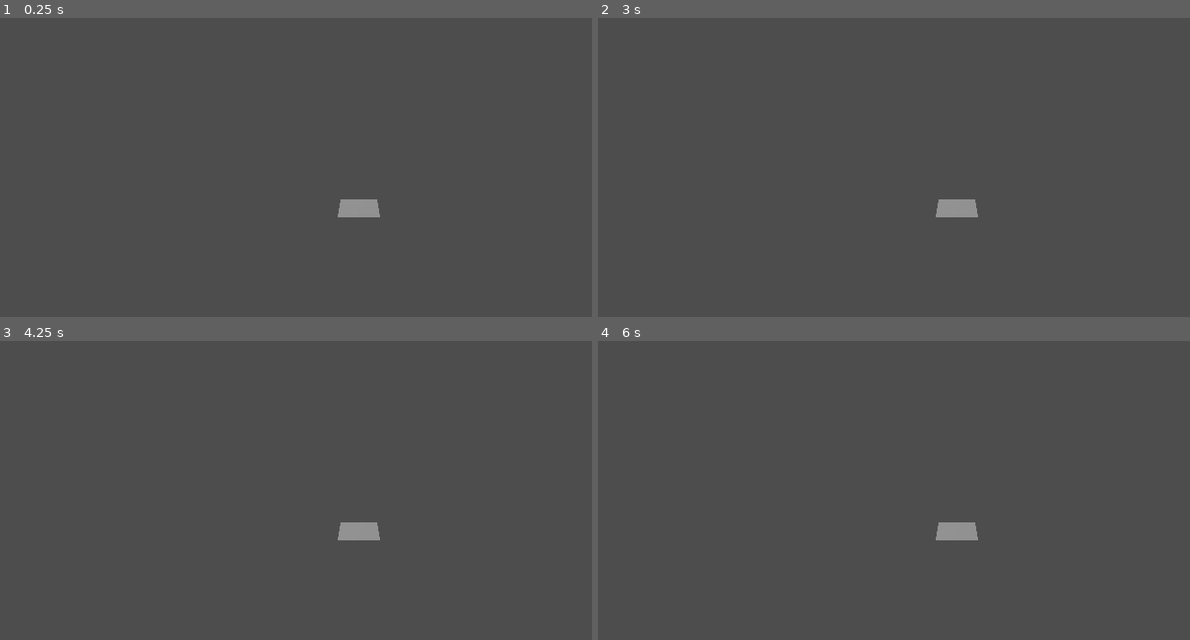
Above: before the commit, frames 1-4 (two rows, left to right).
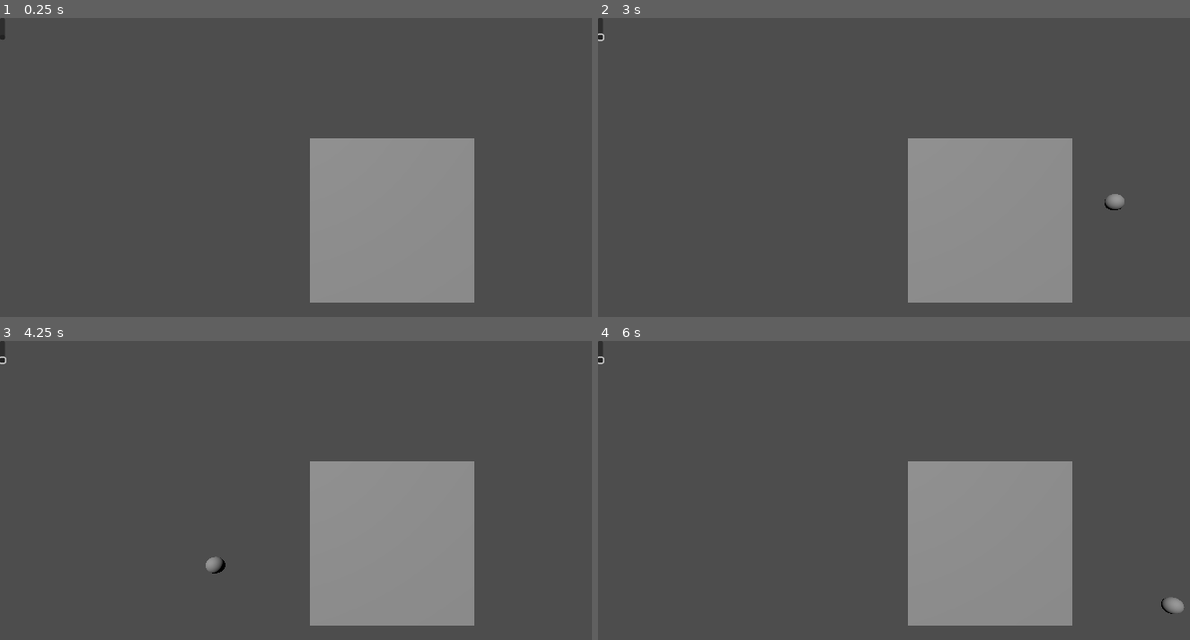
Above: after the commit, the same moments.

Repository: Agon69/Race-Plugin
Game: Godot game, scene res://scenes/main.tscn
The game is run twice, just before and just after one commit, with the same random seed, the same clock (stepped at 60 frames per second) and the same inputs.
Inputs (mouse positions are in pixels of both pictures, inside the frame that each line leads up to):
- Up to frame 1 (0.25 s): no input
- Up to frame 2 (3 s): click (598, 35) at 0.52 s; click (598, 35) at 1.27 s; click (598, 35) at 2.02 s; tap Enter at 2.75 s; move the mouse to (1113, 200) at 2.77 s; click (1113, 200) at 2.92 s
- Up to frame 3 (4.25 s): tap Space at 3.5 s; move the mouse to (213, 562) at 3.52 s; click (213, 562) at 3.67 s
- Up to frame 4 (6 s): tap Enter at 4.25, 5.75 s; move the mouse to (1030, 454) at 4.27 s; click (1030, 454) at 4.42 s; tap Space at 5 s; move the mouse to (923, 622) at 5.02 s; click (923, 622) at 5.17 s; move the mouse to (1172, 604) at 5.77 s; click (1172, 604) at 5.92 s

The runs differ from the first frame. In frame 1, 15% of the frame differs, in the area x 0-81%, y 0-96%; in frame 2, 15%; in frame 3, 15%; in frame 4, 15%, in the area x 0-100%, y 0-96%.

Commit message:
Aktualisierte Plugin-Logik, UI, TrackBuilder und Debugging

Diff:
--- a/scenes/TrackInteractor.gd
+++ b/scenes/TrackInteractor.gd
@@ -1,11 +1,60 @@
 extends Node3D
 
+var ui: Node = null
+var points: PackedVector3Array = PackedVector3Array()
 
-# Called when the node enters the scene tree for the first time.
-func _ready() -> void:
-	pass # Replace with function body.
+func _enter_tree():
+	print("TrackInteractor: _enter_tree() aufgerufen")
 
+func _ready():
+	print("TrackInteractor: _ready() aufgerufen")
+	ui = get_node("../UI/PointingUI")
+	if not ui:
+		push_error("TrackInteractor: Konnte '../UI/PointingUI' nicht finden!")
+		return
 
-# Called every frame. 'delta' is the elapsed time since the previous frame.
-func _process(delta: float) -> void:
-	pass
+	ui.connect("clear_requested", Callable(self, "_on_clear_requested"))
+	set_process_input(true)
+	print("TrackInteractor: UI verbunden und Input aktiviert")
+
+func _input(event):
+	if event is InputEventMouseButton and event.pressed and event.button_index == MOUSE_BUTTON_LEFT:
+		var camera = get_node("../Camera3D")
+		var from = camera.project_ray_origin(event.position)
+		var to   = from + camera.project_ray_normal(event.position) * 1000.0
+
+		var ray_params = PhysicsRayQueryParameters3D.new()
+		ray_params.from = from
+		ray_params.to   = to
+
+		var space_state = get_world_3d().direct_space_state
+		var result = space_state.intersect_ray(ray_params)
+
+		if result:
+			_add_point(result.position)
+		else:
+			print("TrackInteractor: Raycast trifft nichts!")
+
+func _add_point(pos: Vector3):
+	points.append(pos)
+	print("TrackInteractor: _add_point() mit", pos)
+	var sphere = SphereMesh.new()
+	var mi = MeshInstance3D.new()
+	mi.mesh = sphere
+	mi.transform.origin = pos
+	mi.scale = Vector3.ONE * 0.2
+	add_child(mi)
+
+	var curve_handler = get_node("../CurveHandler")
+	if curve_handler:
+		curve_handler.add_point(pos)
+		print("TrackInteractor: Punkt an CurveHandler übergeben:", pos)
+	else:
+		push_error("TrackInteractor: CurveHandler nicht gefunden!")
+
+func _on_clear_requested():
+	points.clear()
+	for child in get_children():
+		if child is MeshInstance3D and child.mesh is SphereMesh:
+			child.queue_free()
+	print("TrackInteractor: Alle Punkte und Kugeln gelöscht")
--- a/scenes/main.tscn
+++ b/scenes/main.tscn
@@ -1,18 +1,21 @@
-[gd_scene load_steps=5 format=3 uid="uid://d2wmcvraufn4w"]
+[gd_scene load_steps=7 format=3 uid="uid://d2wmcvraufn4w"]
 
 [ext_resource type="Script" path="res://scenes/TrackInteractor.gd" id="1_bo0ou"]
 [ext_resource type="PackedScene" uid="uid://cb6o6dimu8rfk" path="res://scripts/ui/PointingUI.tscn" id="2_wijwk"]
+[ext_resource type="Script" path="res://scripts/core/CurveHandler.gd" id="3_rtrpj"]
 
 [sub_resource type="PlaneMesh" id="PlaneMesh_ra8yj"]
 
 [sub_resource type="BoxShape3D" id="BoxShape3D_5n12r"]
 size = Vector3(10, 0.01, 10)
 
+[sub_resource type="Curve3D" id="Curve3D_6maol"]
+
 [node name="Main" type="Node3D"]
 transform = Transform3D(1, 0, 0, 0, 1, 0, 0, 0, 1, 0, 0, -0.0319066)
 
 [node name="Camera3D" type="Camera3D" parent="."]
-transform = Transform3D(-1, 4.37114e-08, -7.57103e-08, 0, 0.866025, 0.5, 8.74228e-08, 0.5, -0.866025, 0, 5, -9.8923)
+transform = Transform3D(-1, -8.74228e-08, -3.82137e-15, 0, -4.37114e-08, 1, -8.74228e-08, 1, 4.37114e-08, 0.406286, 2.64067, 0.0157089)
 fov = 85.8268
 
 [node name="DirectionalLight3D" type="DirectionalLight3D" parent="."]
@@ -29,7 +32,7 @@
 
 [node name="UI" type="CanvasLayer" parent="."]
 
-[node name="PointingUi" parent="UI" instance=ExtResource("2_wijwk")]
+[node name="PointingUI" parent="UI" instance=ExtResource("2_wijwk")]
 
 [node name="Ground" type="StaticBody3D" parent="."]
 
@@ -38,3 +41,9 @@
 
 [node name="CollisionShape3D" type="CollisionShape3D" parent="Ground"]
 shape = SubResource("BoxShape3D_5n12r")
+
+[node name="CurveHandler" type="Node3D" parent="."]
+script = ExtResource("3_rtrpj")
+
+[node name="CurvePath" type="Path3D" parent="."]
+curve = SubResource("Curve3D_6maol")
--- a/scripts/core/CurveHandler.gd
+++ b/scripts/core/CurveHandler.gd
@@ -1,11 +1,25 @@
-extends Node
+@tool
+extends Node3D
 
+@onready var path = $"../CurvePath"
 
-# Called when the node enters the scene tree for the first time.
-func _ready() -> void:
-	pass # Replace with function body.
+func _enter_tree():
+	print("CurveHandler: _enter_tree() aufgerufen")
 
+func _ready():
+	print("CurveHandler: _ready() aufgerufen")
+	if not path.curve:
+		path.curve = Curve3D.new()
+	print("CurveHandler: path.curve bereit")
 
-# Called every frame. 'delta' is the elapsed time since the previous frame.
-func _process(delta: float) -> void:
-	pass
+func add_point(pos: Vector3) -> void:
+	print("CurveHandler: add_point() mit", pos)
+	path.curve.add_point(pos)
+
+func clear_points() -> void:
+	print("CurveHandler: clear_points() aufgerufen")
+	path.curve.clear_points()
+
+func get_baked_points() -> PackedVector3Array:
+	print("CurveHandler: get_baked_points() aufgerufen")
+	return path.curve.get_baked_points()
--- a/scripts/core/ProfileResource.gd
+++ b/scripts/core/ProfileResource.gd
@@ -1,6 +1,9 @@
 extends Resource
 class_name ProfileResource
 
-@export var width: float = 2.0
-@export var height: float = 0.1
+@export var width: float   = 2.0
+@export var height: float  = 0.1
 @export var banking: float = 0.0
+
+func _init():
+	print("ProfileResource: init() mit width=", width, " height=", height, " banking=", banking)
--- a/scripts/core/TrackBuilder.gd
+++ b/scripts/core/TrackBuilder.gd
@@ -1,16 +1,44 @@
 @tool
-extends Node
+extends Node3D
 
 const MeshBuilder = preload("res://scripts/core/TrackMeshBuilder.gd")
 
+func _enter_tree():
+	print("TrackBuilder: _enter_tree() aufgerufen")
+
+func _ready():
+	print("TrackBuilder: _ready() aufgerufen")
+
 func build(params: Dictionary, scene_root: Node) -> void:
-	print("TrackBuilder got params:", params)
-	var handler = scene_root.get_node("CurveHandler") if scene_root.has_node("CurveHandler") else null
-	if not handler:
-		push_error("CurveHandler-Node nicht gefunden!")
+	print("TrackBuilder: build() gestartet")
+	print("TrackBuilder: Parameter erhalten:", params)
+
+	if not scene_root:
+		push_error("TrackBuilder: scene_root ist null!")
 		return
 
-	var points = handler.get_baked_points()  # liefert jetzt PackedVector3Array
-	var mesh_builder = MeshBuilder.new()
-	scene_root.add_child(mesh_builder)
-	mesh_builder.build(params, points)
+	if not scene_root.has_node("CurveHandler"):
+		push_error("TrackBuilder: CurveHandler-Node NICHT gefunden!")
+		return
+	var handler = scene_root.get_node("CurveHandler")
+	print("TrackBuilder: CurveHandler gefunden:", handler.name)
+
+	var points = handler.get_baked_points()
+	print("TrackBuilder: Anzahl gebacketer Punkte:", points.size())
+	for i in range(points.size()):
+		print("  Punkt[", i, "] =", points[i])
+
+	var mb = MeshBuilder.new()
+	if not mb:
+		push_error("TrackBuilder: Konnte TrackMeshBuilder NICHT instanziieren!")
+		return
+	print("TrackBuilder: TrackMeshBuilder-Instanz erstellt:", mb)
+
+	scene_root.add_child(mb)
+	print("TrackBuilder: TrackMeshBuilder ans Scene-Root gehängt. Szene-Children:")
+	for child in scene_root.get_children():
+		print("  -", child.name)
+
+	print("TrackBuilder: Rufe mb.build(params, points) auf …")
+	mb.build(params, points)
+	print("TrackBuilder: mb.build() abgeschlossen")
--- a/scripts/core/TrackMeshBuilder.gd
+++ b/scripts/core/TrackMeshBuilder.gd
@@ -1,6 +1,78 @@
 @tool
 extends Node3D
 
+func _enter_tree():
+	print("TrackMeshBuilder: _enter_tree() aufgerufen")
+
+func _ready():
+	print("TrackMeshBuilder: _ready() aufgerufen")
+
 func build(params: Dictionary, points: PackedVector3Array) -> void:
-	print("TrackMeshBuilder got params:", params, "and points:", points.size())
-	# … hier kommt deine Extrusionslogik
+	print("TrackMeshBuilder: build() gestartet")
+	print("TrackMeshBuilder: Parameter:", params)
+	print("TrackMeshBuilder: Punkteanzahl:", points.size())
+
+	if points.size() < 2:
+		push_error("TrackMeshBuilder: Weniger als 2 Punkte, kein Mesh möglich.")
+		return
+
+	var total_width = params.get("width", 2.0)
+	var half_w = total_width * 0.5
+
+	var vertices = PackedVector3Array()
+	var indices  = PackedInt32Array()
+	var uvs      = PackedVector2Array()
+
+	for i in range(points.size() - 1):
+		var p1 = points[i]
+		var p2 = points[i + 1]
+		var dir = (p2 - p1).normalized()
+		var up  = Vector3.UP
+		var right = dir.cross(up).normalized() * half_w
+
+		var h = 0.05
+		var v0 = p1 + right + Vector3(0, h, 0)
+		var v1 = p1 - right + Vector3(0, h, 0)
+		var v2 = p2 - right + Vector3(0, h, 0)
+		var v3 = p2 + right + Vector3(0, h, 0)
+
+		var base = vertices.size()
+		vertices.append(v0)
+		vertices.append(v1)
+		vertices.append(v2)
+		vertices.append(v3)
+
+		uvs.append(Vector2(i, 0))
+		uvs.append(Vector2(i, 1))
+		uvs.append(Vector2(i + 1, 1))
+		uvs.append(Vector2(i + 1, 0))
+
+		indices.append(base + 0)
+		indices.append(base + 1)
+		indices.append(base + 2)
+		indices.append(base + 0)
+		indices.append(base + 2)
+		indices.append(base + 3)
+
+	var st = SurfaceTool.new()
+	st.begin(Mesh.PRIMITIVE_TRIANGLES)
+
+	for j in range(vertices.size()):
+		st.add_normal(Vector3.UP)
+		st.add_uv(uvs[j])
+		st.add_vertex(vertices[j])
+
+	st.index()
+	st.add_indices(indices)
+	st.generate_normals()
+	var mesh = st.commit()
+
+	if get_parent().has_node("TrackInstance"):
+		get_parent().get_node("TrackInstance").queue_free()
+
+	var mi = MeshInstance3D.new()
+	mi.name = "TrackInstance"
+	mi.mesh = mesh
+	get_parent().add_child(mi)
+
+	print("TrackMeshBuilder: Mesh-Extrusion abgeschlossen. TrackInstance erzeugt")
--- /dev/null
+++ b/scripts/ui/PointingUI.gd
@@ -0,0 +1,16 @@
+extends Control
+
+@onready var btn_clear = $VBoxContainer/ClearPoints
+
+signal clear_requested
+
+func _enter_tree():
+	print("PointingUI: _enter_tree() aufgerufen")
+
+func _ready():
+	print("PointingUI: _ready() aufgerufen")
+	btn_clear.pressed.connect(_on_clear_pressed)
+
+func _on_clear_pressed():
+	print("PointingUI: ClearPoints gedrückt, sende clear_requested")
+	emit_signal("clear_requested")
--- a/scripts/ui/PointingUI.tscn
+++ b/scripts/ui/PointingUI.tscn
@@ -1,3 +1,15 @@
-[gd_scene format=3 uid="uid://cb6o6dimu8rfk"]
+[gd_scene load_steps=2 format=3 uid="uid://cb6o6dimu8rfk"]
 
-[node name="PointingUi" type="Node2D"]
+[ext_resource type="Script" path="res://scripts/ui/PointingUI.gd" id="1_ex4lw"]
+
+[node name="PointingUI" type="PanelContainer"]
+script = ExtResource("1_ex4lw")
+
+[node name="VBoxContainer" type="VBoxContainer" parent="."]
+layout_mode = 2
+
+[node name="Label" type="Label" parent="VBoxContainer"]
+layout_mode = 2
+
+[node name="ClearPoints" type="Button" parent="VBoxContainer"]
+layout_mode = 2
Not shown, changed: addons/rennstrecke_plugin/plugin.gd
Not shown, changed: addons/rennstrecke_plugin/ui/track_generator_dock.gd
Not shown, changed: addons/rennstrecke_plugin/ui/track_generator_dock.tscn
